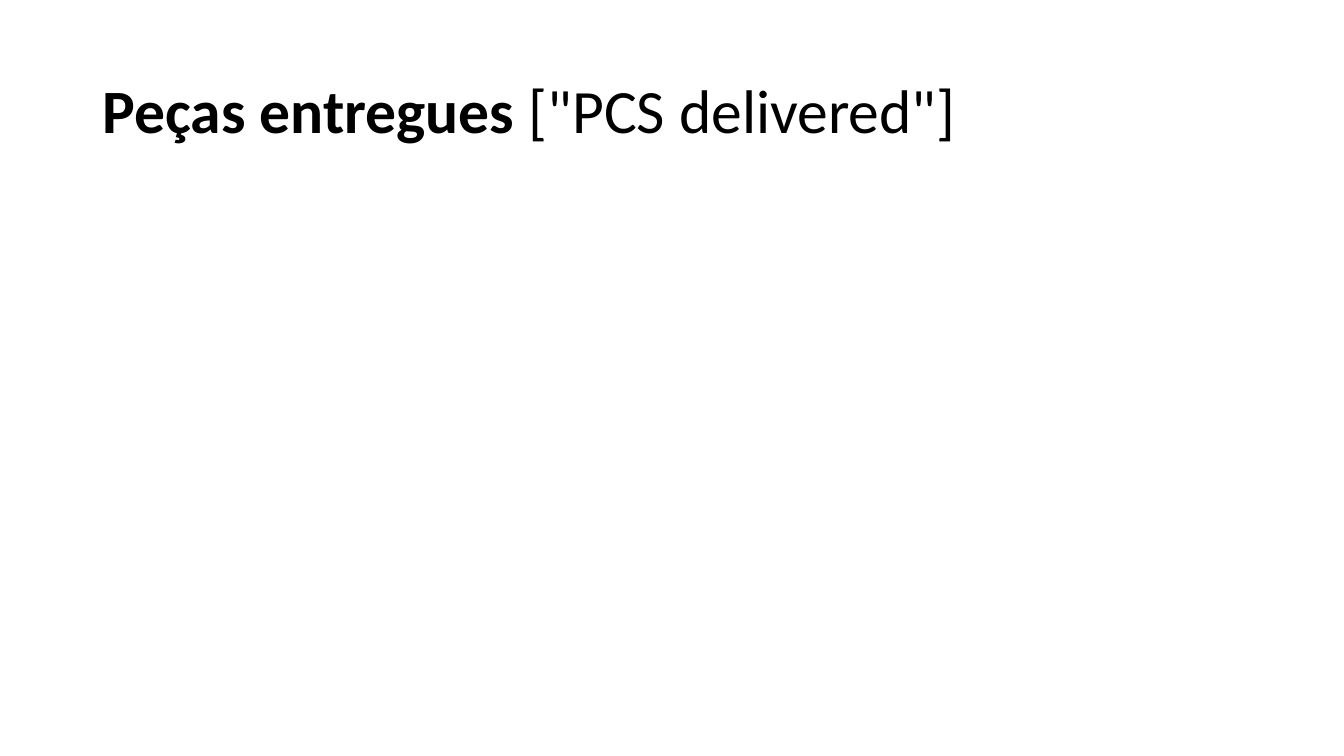
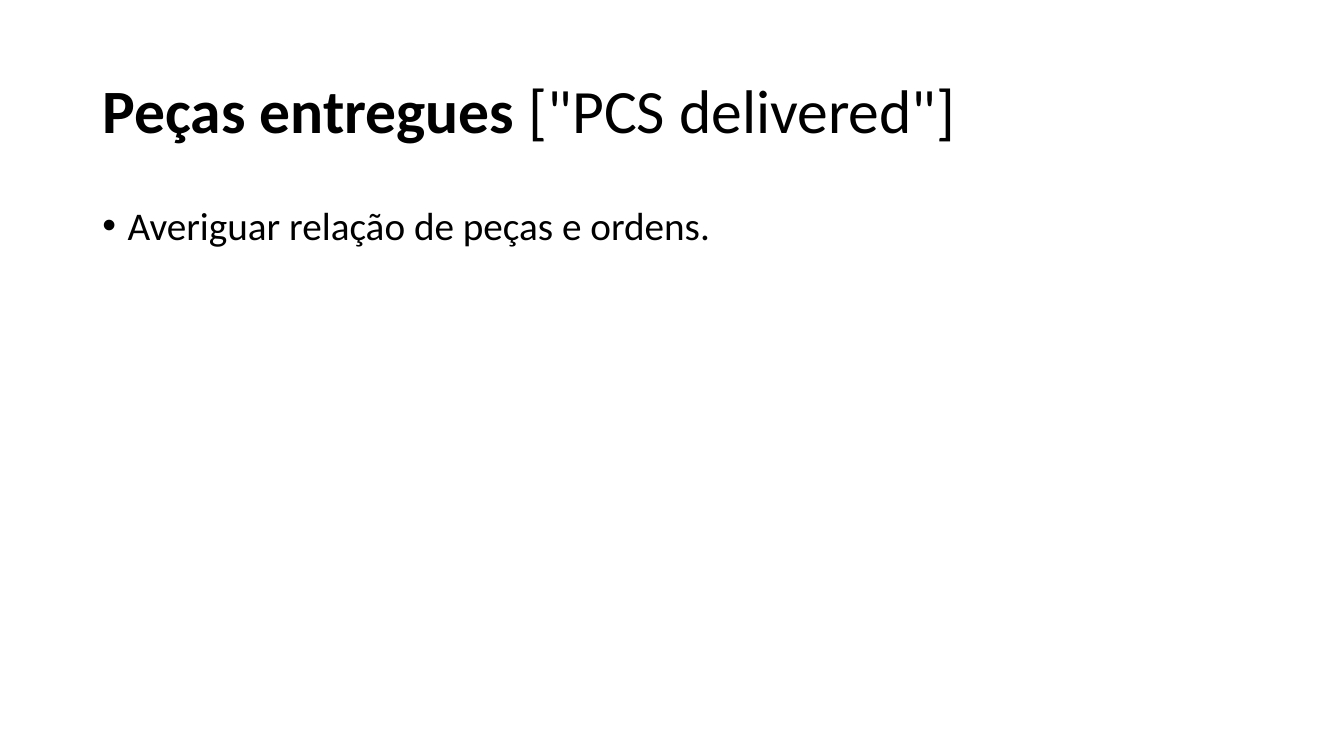
Before and after one commit to brenoccosta/ABIAcademyHack, a slide deck: slide 5 of Apresentação1.pptx. Drawn at 1344x756 pixels with LibreOffice and Linux fonts; fonts in the diff are those of the drawing. Boxes give left, top, right and bottom in pixels: in the first picture for what was removed or moved away, otherwise in the second. Text is boxed around its words. In the diff, an @@ line names an element or a change of style, - is before the commit and + after.

```diff
--- a/Apresentação1.pptx
+++ b/Apresentação1.pptx
@@ text added at (x1=128, y1=212, x2=710, y2=247), 28 pt, text #000000 @@
+• Averiguar relação de peças e ordens.
```
Also in this commit, not shown: 3 other slides changed, 1 other file.
